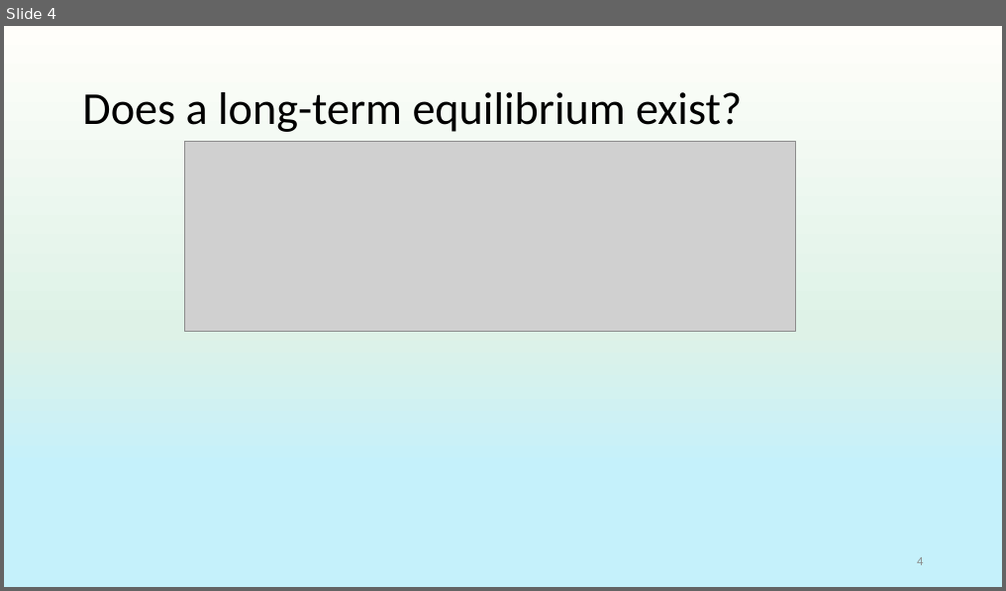
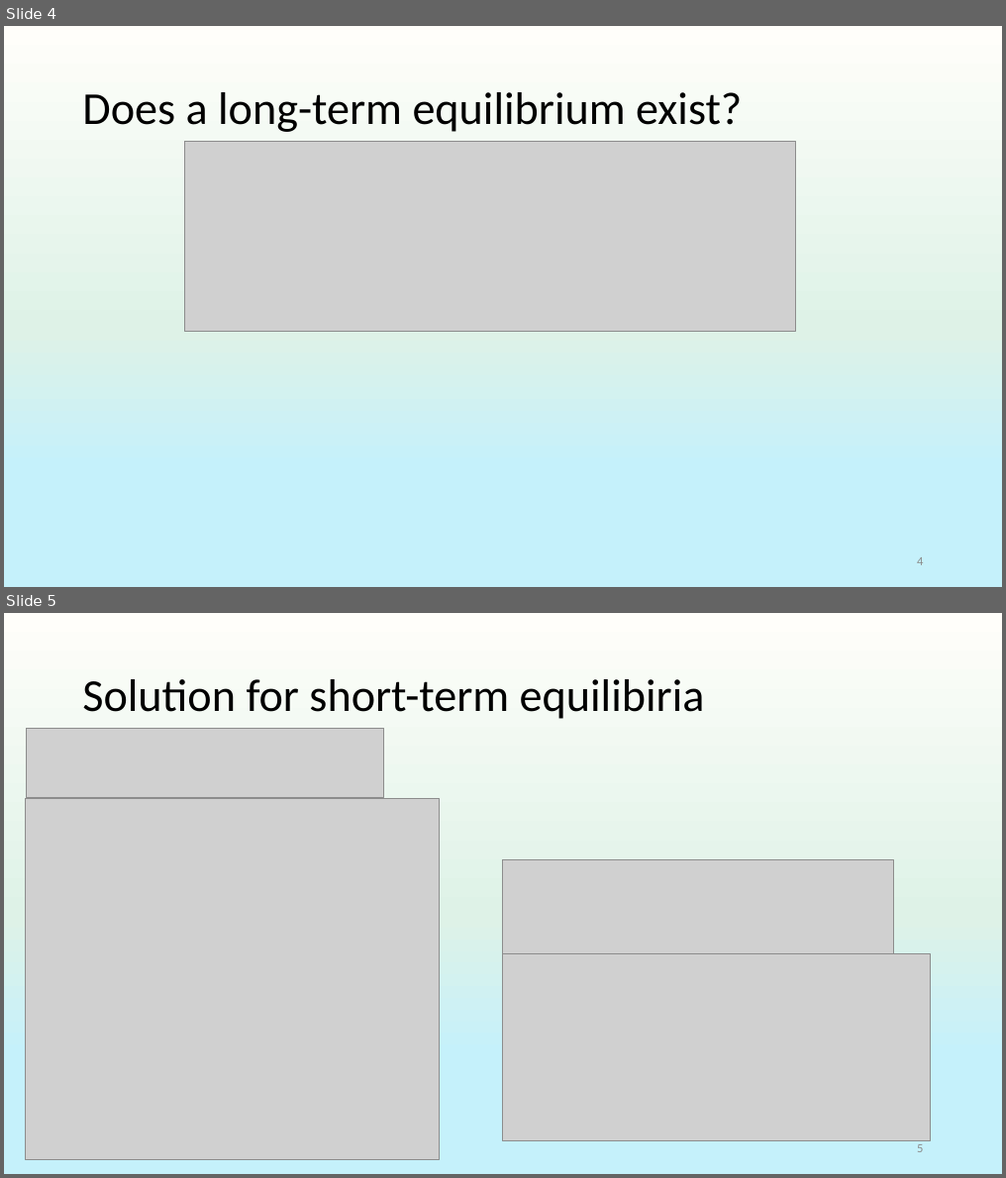
Before and after one commit to anuragr81/research, a slide deck: consumption/presentationJun2022.pptx. Shown one above the other, each under a label of ours: slide 4 before the commit, slides 4 and 5 after it. The pictures are 1006x591 and 1006x1178 pixels, drawn with LibreOffice and Linux fonts; fonts in the diff are those of the drawing; grey boxes stand for pictures; background and template pictures are left out. Boxes give left, top, right and bottom in pixels: in the first picture for what was removed or moved away, otherwise in the second. Text is boxed around its words. In the diff, an @@ line names an element or a change of style, - is before the commit and + after.

```diff
--- a/consumption/presentationJun2022.pptx
+++ b/consumption/presentationJun2022.pptx
@@ slide 5 added at (x1=4, y1=613, x2=1002, y2=1174), background gradient #C5F1FB to #FFFEFA to #DEF2E7 to #FDF8E0 @@
@@ title added at (x1=82, y1=679, x2=705, y2=719), 33 pt, text #000000 @@
+Solution for short-term equilibiria
@@ picture added at (x1=26, y1=728, x2=383, y2=797) @@
@@ picture added at (x1=25, y1=798, x2=440, y2=1158) @@
@@ picture added at (x1=503, y1=861, x2=894, y2=955) @@
@@ picture added at (x1=503, y1=955, x2=930, y2=1142) @@
@@ page number added at (x1=917, y1=1145, x2=923, y2=1153), 9 pt, text #8C8C8C @@
+5
```
Also in this commit, not shown: 2 slides changed, 3 other slides added.
